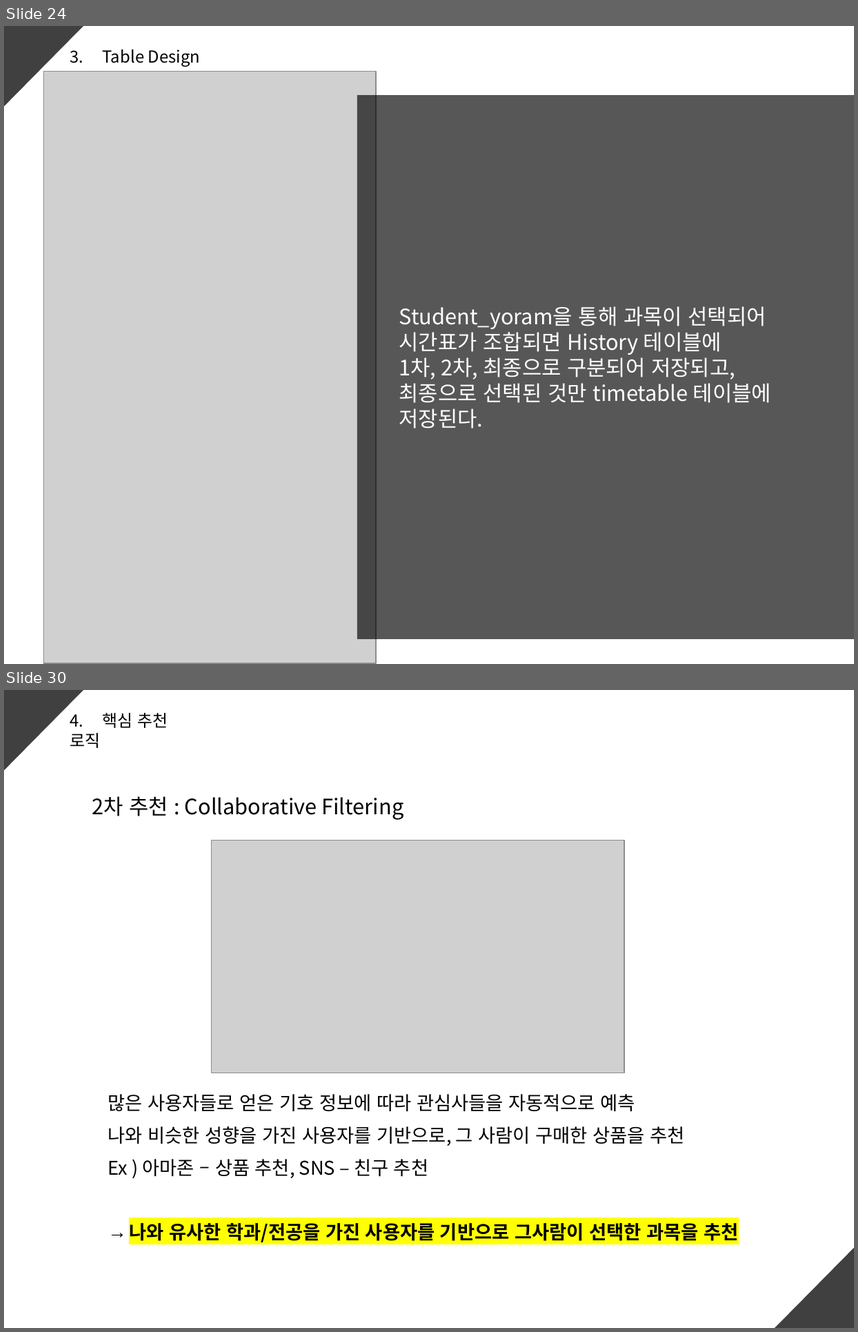
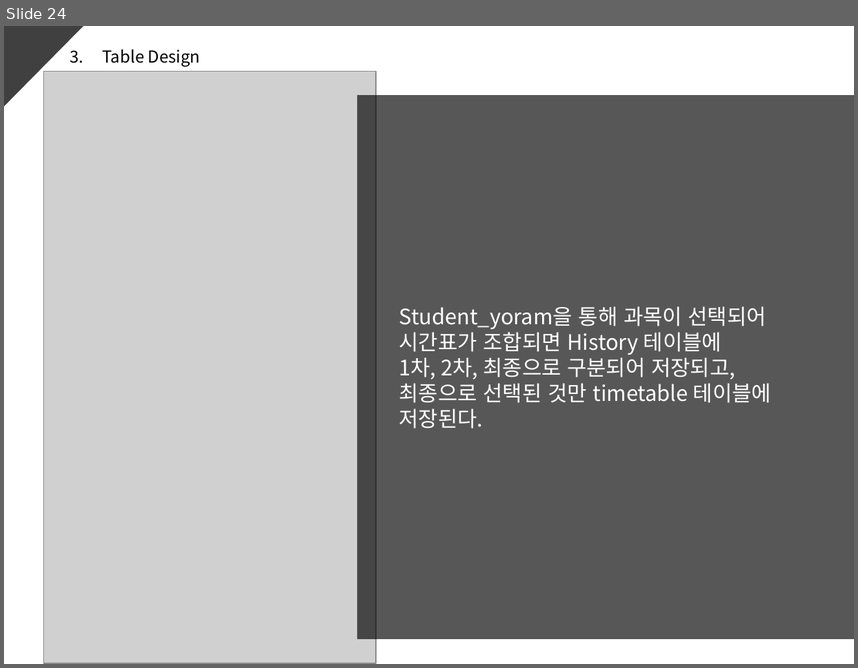
Before and after one commit to ed-jinyoung-park/SoftwareTeam2, a slide deck: 최종산출물/2팀_SAD 2.0.pptx. Shown one above the other, each under a label of ours: slides 24 and 30 before the commit, slide 24 after it; the slides between them are not shown. The pictures are 858x1332 and 858x668 pixels, drawn with LibreOffice and Linux fonts; fonts in the diff are those of the drawing; grey boxes stand for pictures. Boxes give left, top, right and bottom in pixels: in the first picture for what was removed or moved away, otherwise in the second. Text is boxed around its words. In the diff, an @@ line names an element or a change of style, - is before the commit and + after.

```diff
--- a/최종산출물/2팀_SAD 2.0.pptx
+++ b/최종산출물/2팀_SAD 2.0.pptx
@@ slide 30 removed at box(4, 690, 854, 1328), background #FFFFFF @@
@@ right triangle removed at box(4, 691, 83, 770) @@
@@ text removed at box(70, 713, 168, 748) @@
-4. 핵심 추천 로직
@@ text removed at box(92, 796, 404, 820) @@
-2차 추천 : Collaborative Filtering
@@ picture removed at box(212, 840, 624, 1072) @@
@@ text removed at box(108, 1094, 738, 1242) @@
-많은 사용자들로 얻은 기호 정보에 따라 관심사들을 자동적으로 예측
-나와 비슷한 성향을 가진 사용자를 기반으로, 그 사람이 구매한 상품을 추천
-Ex ) 아마존 – 상품 추천, SNS – 친구 추천
-→ 나와 유사한 학과/전공을 가진 사용자를 기반으로 그사람이 선택한 과목을 추천
@@ right triangle removed at box(775, 1248, 853, 1327) @@
```
Also in this commit, not shown: 1 slide changed, 9 slides added, 7 other slides removed.
